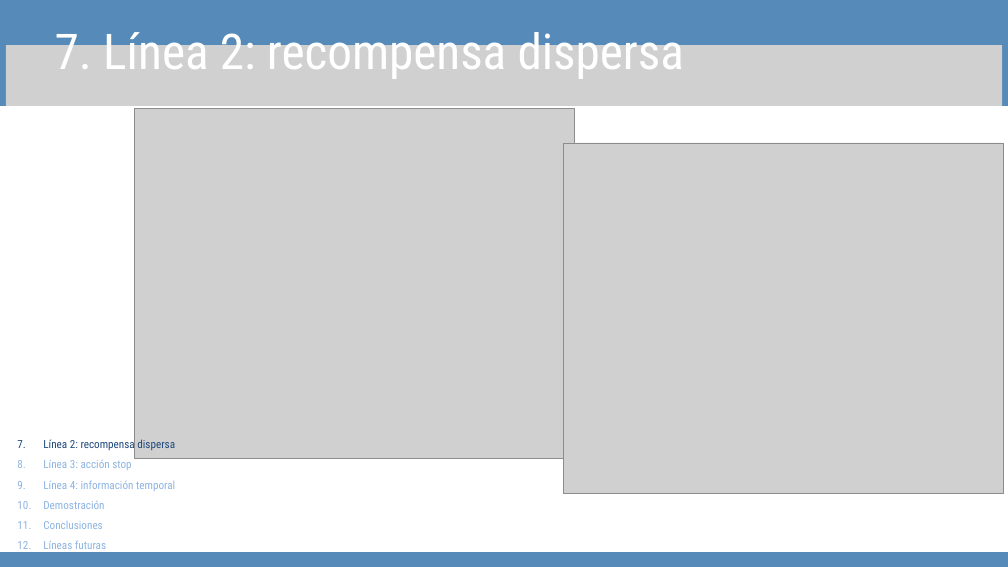
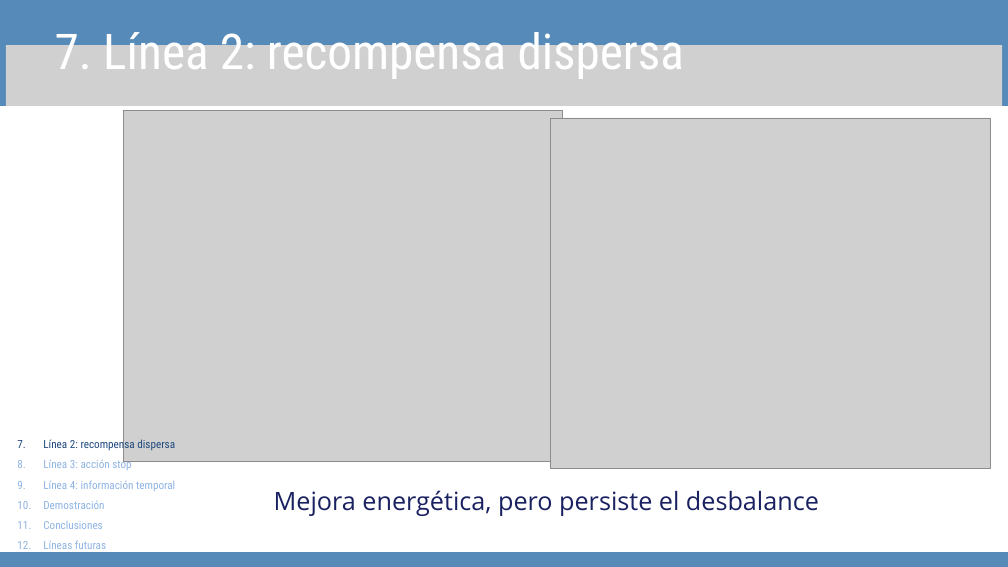
Before and after one commit to davidsolero/TFG-Coppelia-Reinforcement-Learning, a slide deck: slide 11 of redaccion/defensa/Presentación Trabajo Final Tesis Profesional Moderna Sencilla Azul .pptx. Drawn at 1008x567 pixels with LibreOffice and Linux fonts; fonts in the diff are those of the drawing; grey boxes stand for pictures. Boxes give left, top, right and bottom in pixels: in the first picture for what was removed or moved away, otherwise in the second. Text is boxed around its words. In the diff, an @@ line names an element or a change of style, - is before the commit and + after.

```diff
--- a/redaccion/defensa/Presentación Trabajo Final Tesis Profesional Moderna Sencilla Azul .pptx
+++ b/redaccion/defensa/Presentación Trabajo Final Tesis Profesional Moderna Sencilla Azul .pptx
@@ picture: place and size @@
-picture at [135, 108, 574, 459]
+picture at [123, 110, 562, 461]
@@ picture: place and size @@
-picture at [563, 143, 1003, 493]
+picture at [550, 118, 990, 468]
@@ text added at [274, 490, 819, 516], 36 pt, text #1A2161 @@
+Mejora energética, pero persiste el desbalance
```
Also in this commit, not shown: 7 other slides changed, 2 slides added.
